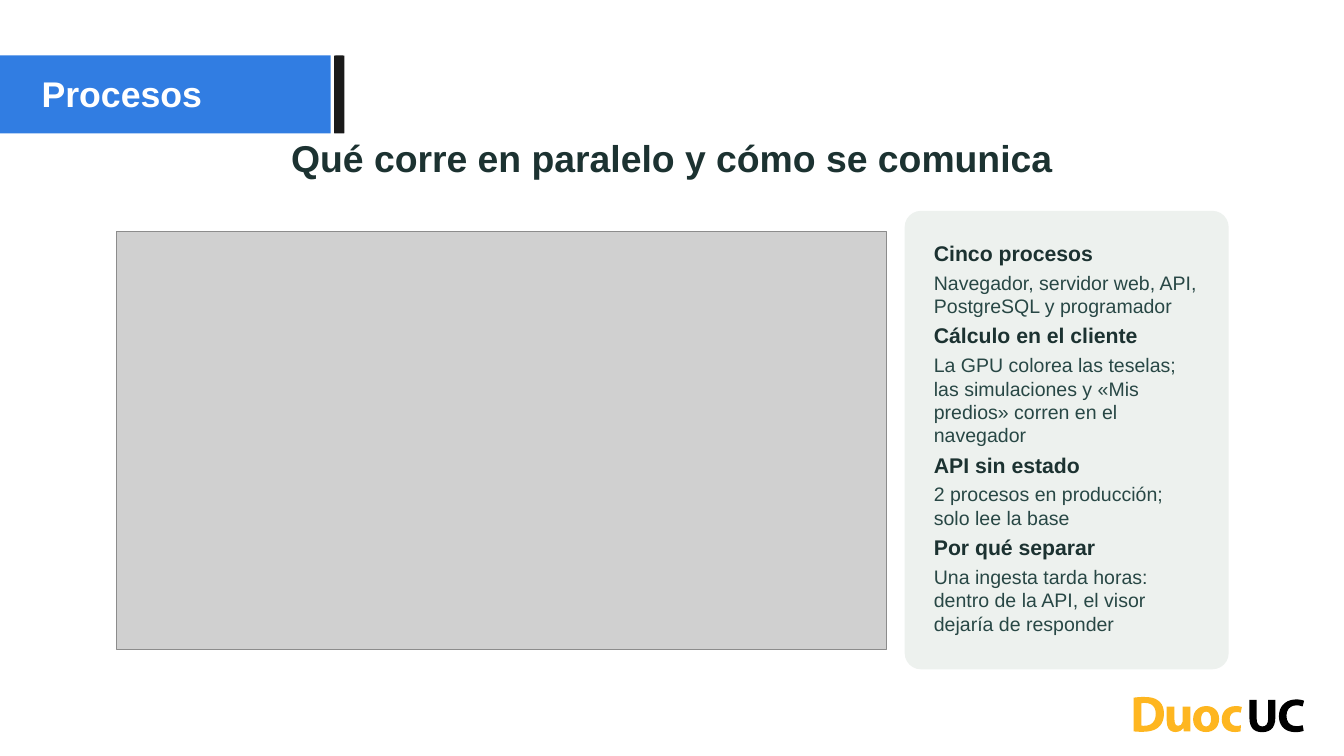
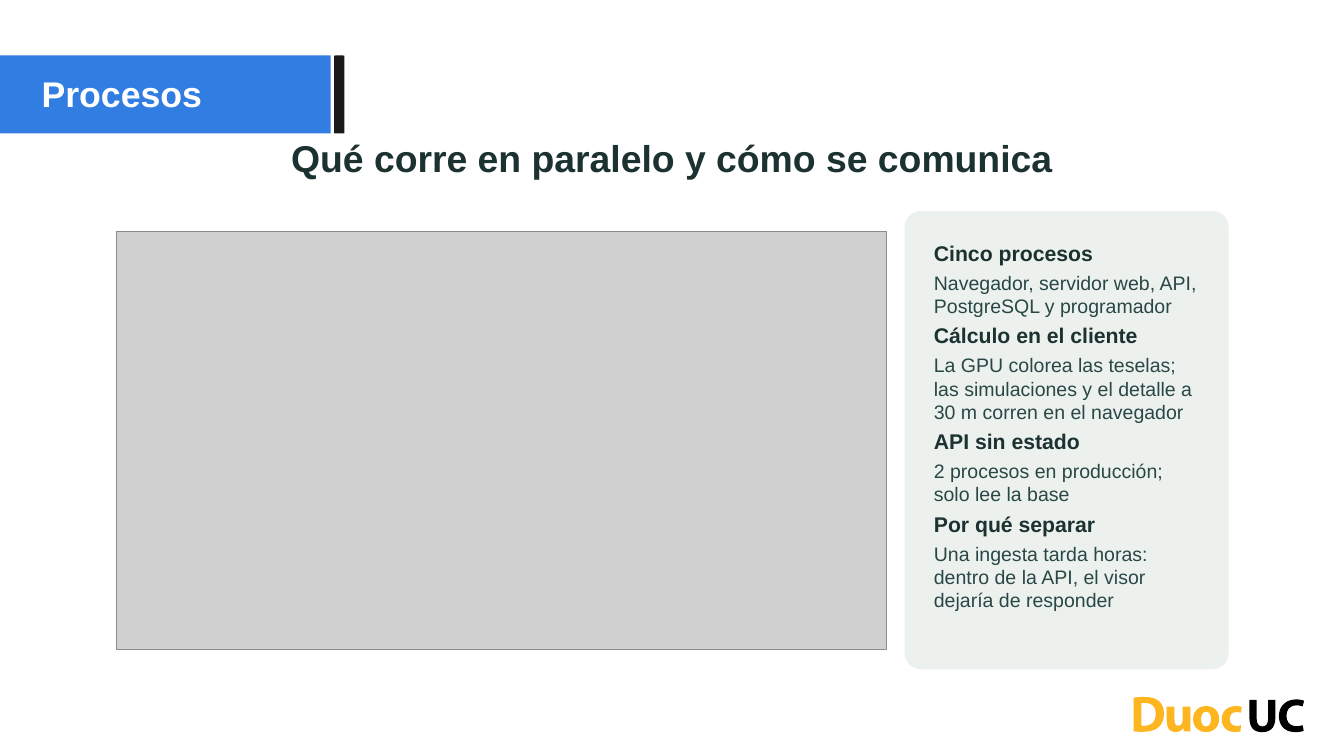
Before and after one commit to Baisuke/TerraFoco, a slide deck: slide 5 of Fase2/Evidencias Grupales/TerraFoco - Arquitectura 41 e innovacion (1).pptx. Drawn at 1344x756 pixels with LibreOffice and Linux fonts; fonts in the diff are those of the drawing; grey boxes stand for pictures; background and template pictures are left out. Boxes give left, top, right and bottom in pixels: in the first picture for what was removed or moved away, otherwise in the second. Text is boxed around its words. In the diff, an @@ line names an element or a change of style, - is before the commit and + after.

Commit message:
Presentación de arquitectura e innovación con el alcance de la versión de título
Textos de las láminas de procesos, escenarios, innovación y valor sin Mis
predios, y las vistas 4+1 actualizadas.

```diff
--- a/Fase2/Evidencias Grupales/TerraFoco - Arquitectura 41 e innovacion (1).pptx
+++ b/Fase2/Evidencias Grupales/TerraFoco - Arquitectura 41 e innovacion (1).pptx
@@ text in rounded rectangle at [934,358,1192,423]: text changed @@
-La GPU colorea las teselas; las simulaciones y «Mis predios» corren en el navegador
+La GPU colorea las teselas; las simulaciones y el detalle a 30 m corren en el navegador
```
Also in this commit, not shown: 3 other slides changed.
